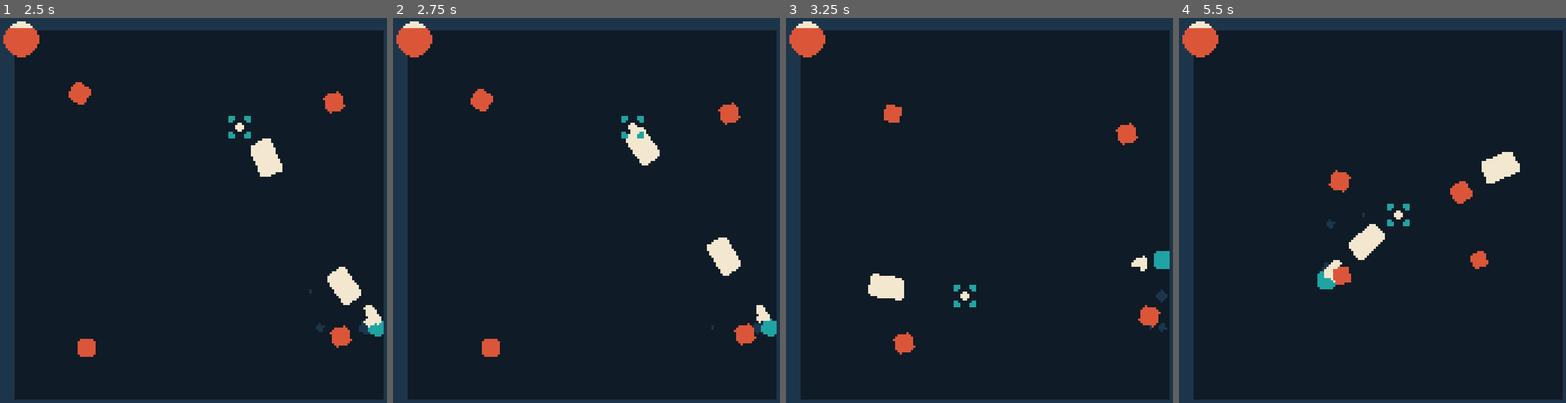
Above: before the commit, frames 1-4 (left to right).
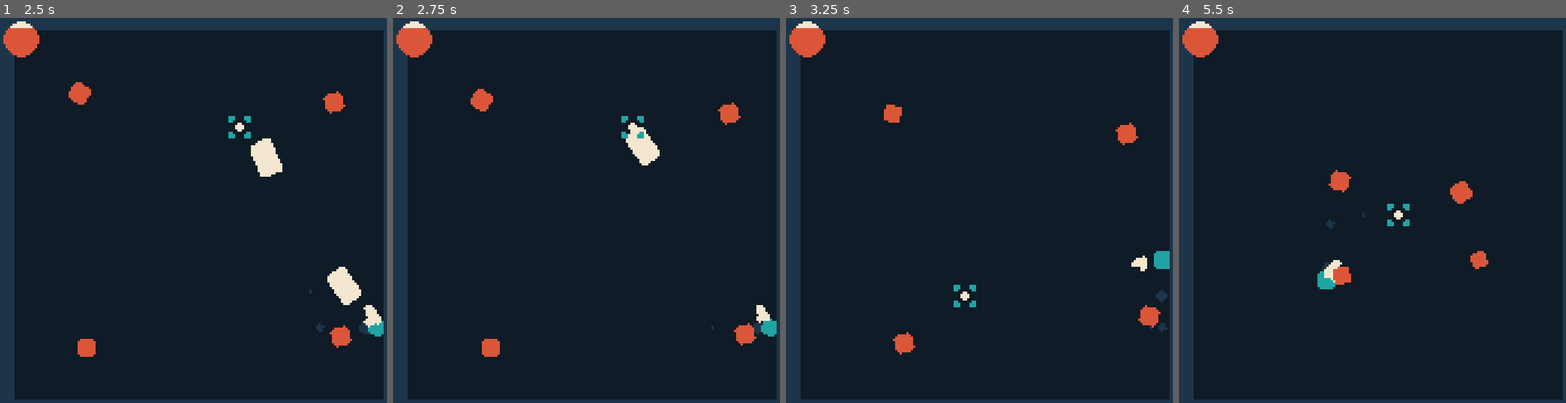
Above: after the commit, the same moments.

Repository: thcheetah777/Rogue
Game: Godot game, scene res://main.tscn
Same seed, same stepped clock (60 frames per second), same inputs: the game is played once before the commit and once after it.
Inputs (mouse positions are in pixels of both pictures, inside the frame that each line leads up to):
- Up to frame 1 (2.5 s): move the mouse to (286, 195) at 0.52 s; press the mouse at (286, 195) at 0.53 s; hold D (right) 0.53-1.28 s; move the mouse to (119, 233) at 1.27 s; release the mouse at (119, 233) at 1.28 s; hold S (down) 1.28-2.03 s; click (119, 233) at 1.35 s; move the mouse to (239, 125) at 2.02 s; press the mouse at (239, 125) at 2.03 s; hold D (right) from 2.03 s (still down)
- Up to frame 2 (2.75 s): keep holding D (right)
- Up to frame 3 (3.25 s): move the mouse to (964, 295) at 2.77 s; release D (right) at 2.78 s; release the mouse at (964, 295) at 2.78 s; hold W (up) from 2.78 s (still down); click (964, 295) at 2.85 s
- Up to frame 4 (5.5 s): move the mouse to (1500, 275) at 3.52 s; release W (up) at 3.53 s; press the mouse at (1500, 275) at 3.53 s; hold A (left) 3.53-5.03 s; move the mouse to (1256, 152) at 4.27 s; release the mouse at (1256, 152) at 4.28 s; click (1256, 152) at 4.35 s; move the mouse to (1399, 214) at 5.02 s; press the mouse at (1399, 214) at 5.03 s; hold S (down) from 5.03 s (still down)

Frame 1 is identical in both runs. In frame 2, 0.5% of the frame differs, in the area x 81-90%, y 57-67%; in frame 3, 0.5%; in frame 4, 1.1%, in the area x 43-89%, y 34-63%.

Commit message:
☠️ killing enemies

Diff:
--- a/basic_enemy.gd
+++ b/basic_enemy.gd
@@ -1,4 +1,5 @@
-extends CharacterBody2D
+extends Enemy
+class_name BasicEnemy
 
 @export var move_speed = 20
 
--- a/basic_enemy.tscn
+++ b/basic_enemy.tscn
@@ -1,19 +1,9 @@
-[gd_scene load_steps=4 format=3 uid="uid://c2cylxsj7s1lm"]
+[gd_scene load_steps=3 format=3 uid="uid://dpo001i3gkqlc"]
 
-[ext_resource type="Texture2D" uid="uid://ct21gtxmpruvg" path="res://assets/basic-enemy.png" id="1_7qem6"]
 [ext_resource type="Script" path="res://basic_enemy.gd" id="1_bqju1"]
+[ext_resource type="PackedScene" uid="uid://co0nmxou82hpo" path="res://enemy.tscn" id="1_pghnd"]
 
-[sub_resource type="RectangleShape2D" id="RectangleShape2D_2og85"]
-size = Vector2(6, 6)
-
-[node name="BasicEnemy" type="CharacterBody2D"]
-collision_layer = 2
-collision_mask = 3
-motion_mode = 1
+[node name="BasicEnemy" instance=ExtResource("1_pghnd")]
 script = ExtResource("1_bqju1")
-
-[node name="Sprite" type="Sprite2D" parent="."]
-texture = ExtResource("1_7qem6")
-
-[node name="CollisionShape" type="CollisionShape2D" parent="."]
-shape = SubResource("RectangleShape2D_2og85")
+move_speed = 20
+max_health = 8
--- a/bullet.gd
+++ b/bullet.gd
@@ -2,6 +2,7 @@
 class_name Bullet
 
 var speed: float
+var damage: float
 
 func _process(delta: float) -> void:
 	global_position += Vector2.RIGHT.rotated(rotation) * speed * delta
@@ -9,3 +10,8 @@
 func _on_body_entered(body: Node2D) -> void:
 	if body is Wall:
 		queue_free()
+
+	if body is Enemy:
+		var enemy = body as Enemy
+		enemy.take_damage(damage)
+		queue_free()
--- a/bullet.tscn
+++ b/bullet.tscn
@@ -4,9 +4,11 @@
 [ext_resource type="Texture2D" uid="uid://dsxrk7jio0wpi" path="res://assets/bullet.png" id="1_qheak"]
 
 [sub_resource type="RectangleShape2D" id="RectangleShape2D_4f1ti"]
-size = Vector2(18, 12)
+size = Vector2(20, 14)
 
 [node name="Bullet" type="Area2D"]
+collision_layer = 8
+collision_mask = 3
 script = ExtResource("1_iqd50")
 
 [node name="Sprite" type="Sprite2D" parent="."]
--- a/enemy.gd
+++ b/enemy.gd
@@ -1,9 +1,11 @@
 extends CharacterBody2D
 class_name Enemy
 
-@export var max_health = 5
+@export var max_health = 8
 
 var health = max_health
 
 func take_damage(amount: float):
 	health -= amount
+	if health <= 0:
+		queue_free()
--- /dev/null
+++ b/enemy.tscn
@@ -0,0 +1,19 @@
+[gd_scene load_steps=4 format=3 uid="uid://co0nmxou82hpo"]
+
+[ext_resource type="Script" path="res://enemy.gd" id="1_fc6sl"]
+[ext_resource type="Texture2D" uid="uid://ct21gtxmpruvg" path="res://assets/basic-enemy.png" id="1_vy2u0"]
+
+[sub_resource type="RectangleShape2D" id="RectangleShape2D_h2l4t"]
+size = Vector2(6, 6)
+
+[node name="Enemy" type="CharacterBody2D"]
+collision_layer = 2
+collision_mask = 11
+motion_mode = 1
+script = ExtResource("1_fc6sl")
+
+[node name="Sprite" type="Sprite2D" parent="."]
+texture = ExtResource("1_vy2u0")
+
+[node name="CollisionShape" type="CollisionShape2D" parent="."]
+shape = SubResource("RectangleShape2D_h2l4t")
--- a/player.gd
+++ b/player.gd
@@ -62,6 +62,7 @@
 	bullet.scale = Vector2.ONE * gun.bullet_size
 	bullet.look_at(get_global_mouse_position().rotated(spread))
 	bullet.speed = gun.bullet_speed
+	bullet.damage = gun.damage
 	Globals.world.add_child(bullet)
 
 func _on_dust_timer_timeout() -> void:
